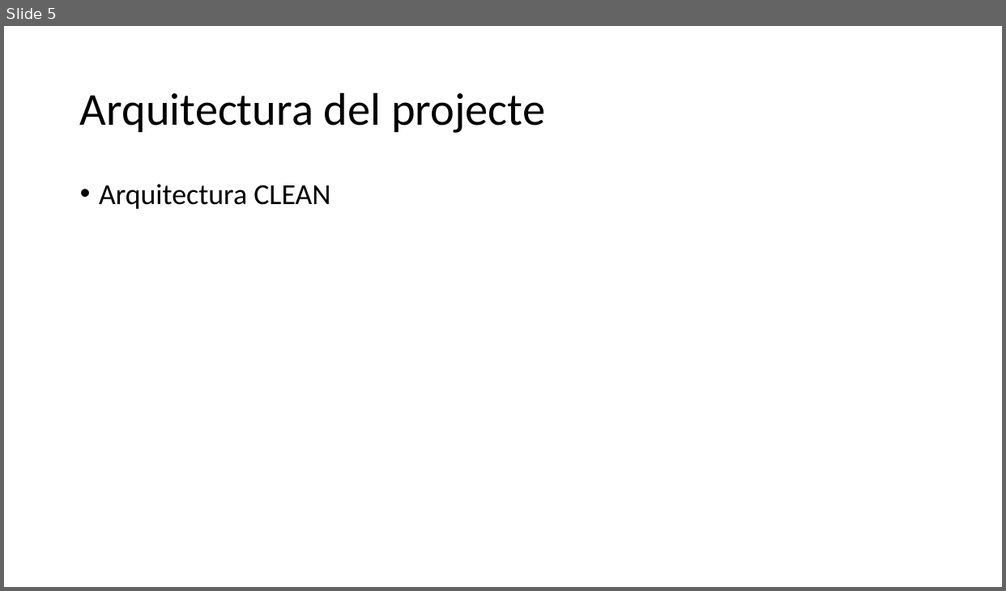
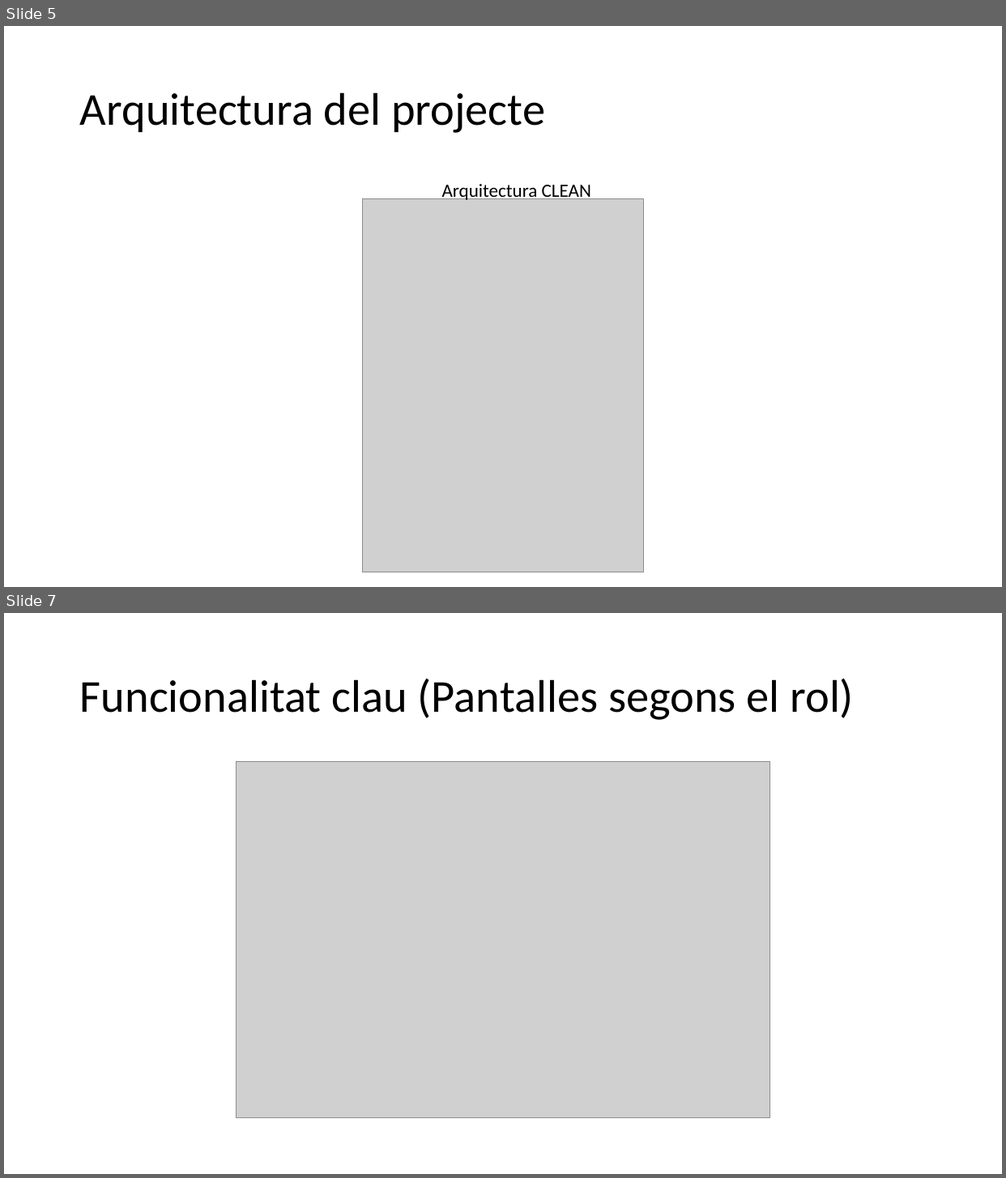
Before and after one commit to JoelFusterBosch/Projecte_Final_DAM_Gestio-_d_una_falla, a slide deck: Presentació/Gestió d’una falla.pptx. Shown one above the other, each under a label of ours: slide 5 before the commit, slides 5 and 7 after it; the slides between them are not shown. The pictures are 1006x591 and 1006x1178 pixels, drawn with LibreOffice and Linux fonts; fonts in the diff are those of the drawing; grey boxes stand for pictures. Boxes give left, top, right and bottom in pixels: in the first picture for what was removed or moved away, otherwise in the second. Text is boxed around its words. In the diff, an @@ line names an element or a change of style, - is before the commit and + after.

Commit message:
Acabada la memòria+xicotetes modificacions a algunes pantalles i funcions de Flutter

```diff
--- a/Presentació/Gestió d’una falla.pptx
+++ b/Presentació/Gestió d’una falla.pptx
@@ slide 7 added at (4,613,1002,1174), background #FFFFFF @@
@@ title added at (80,679,854,720), 44 pt, text #000000 @@
+Funcionalitat clau (Pantalles segons el rol)
@@ picture added at (236,762,770,1118) @@
@@ slide 5 changed as well @@
@@ text "Arquitectura CLEAN": place and size @@
-text "Arquitectura CLEAN" at (99,184,330,209)
+text "Arquitectura CLEAN" at (442,184,591,203)
@@ text "Arquitectura CLEAN" at (442,184,591,203): size 28 to 18 pt; bullet • to none; line spacing 0.9 to 1; less space between paragraphs @@
@@ picture added at (363,199,643,572) @@
```
Also in this commit, not shown: 3 other slides changed, 8 other slides added, 3 slides removed, 11 other files.
